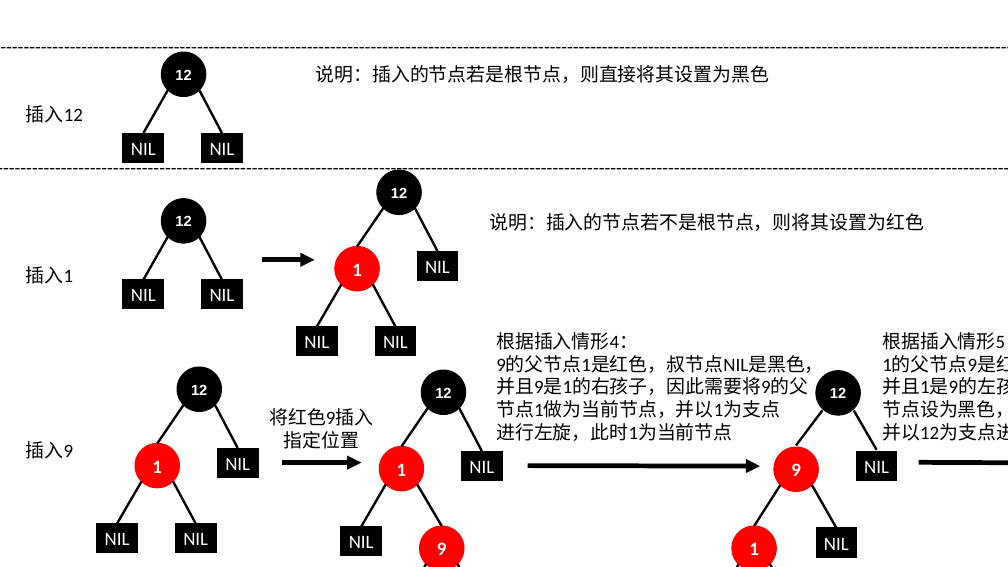
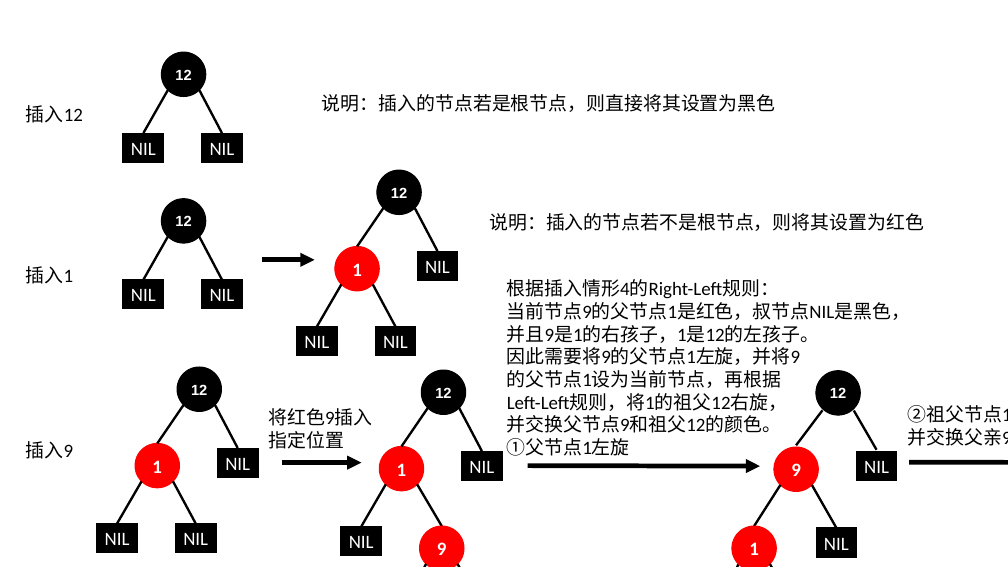
Before and after one commit to BinMarshall/studing, a slide deck: slide 2 of 源码分析/红黑树插入演示.pptx. Drawn at 1008x567 pixels with LibreOffice and Linux fonts; fonts in the diff are those of the drawing. Boxes give left, top, right and bottom in pixels: in the first picture for what was removed or moved away, otherwise in the second. Text is boxed around its words. In the diff, an @@ line names an element or a change of style, - is before the commit and + after.

```diff
--- a/源码分析/红黑树插入演示.pptx
+++ b/源码分析/红黑树插入演示.pptx
@@ text removed at (0,31,1008,61) @@
---------------------------------------------------------------------------------------------------------------------------------------------------------------------------------
@@ text "说明：插入的节点若是根节点，则直接将其设置为黑色": place and size @@
-text "说明：插入的节点若是根节点，则直接将其设置为黑色" at (316,65,770,83)
+text "说明：插入的节点若是根节点，则直接将其设置为黑色" at (322,94,776,112)
@@ text removed at (0,152,1008,182) @@
---------------------------------------------------------------------------------------------------------------------------------------------------------------------------------
@@ text at (507,279,910,456): text changed @@
-根据插入情形4：
-9的父节点1是红色，叔节点NIL是黑色，
-并且9是1的右孩子，因此需要将9的父
-节点1做为当前节点，并以1为支点
-进行左旋，此时1为当前节点
+根据插入情形4的Right-Left规则：
+当前节点9的父节点1是红色，叔节点NIL是黑色，
+并且9是1的右孩子，1是12的左孩子。
+因此需要将9的父节点1左旋，并将9
+的父节点1设为当前节点，再根据
+Left-Left规则，将1的祖父12右旋，
+并交换父节点9和祖父12的颜色。
+①父节点1左旋
@@ text "将红色9插入" at (269,408,373,449): alignment centre to left @@
@@ text at (908,428,1008,446): text changed @@
-根据插入情形5：
-1的父节点9是红色，叔节点NIL是黑色，
-并且1是9的左孩子，因此需要将1的父
-节点设为黑色，将1的祖父12设为红色，
-并以12为支点进行右旋
+②祖父节点12右旋，
+并交换父亲9和祖父12的颜色
@@ arrow moved from (919, 463) - (1008, 464) to (910, 462) - (1008, 463) @@
```
Also in this commit, not shown: 11 other slides changed, 5 slides added, 1 other file.
